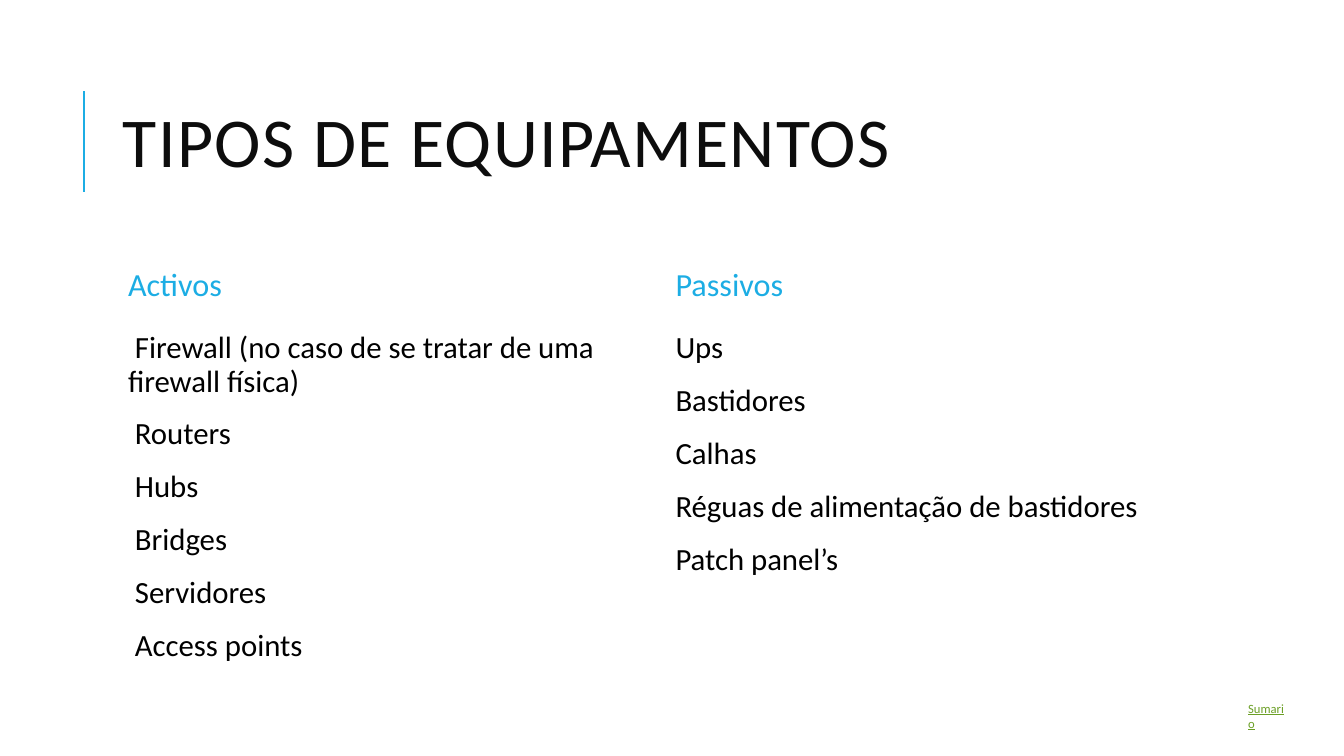
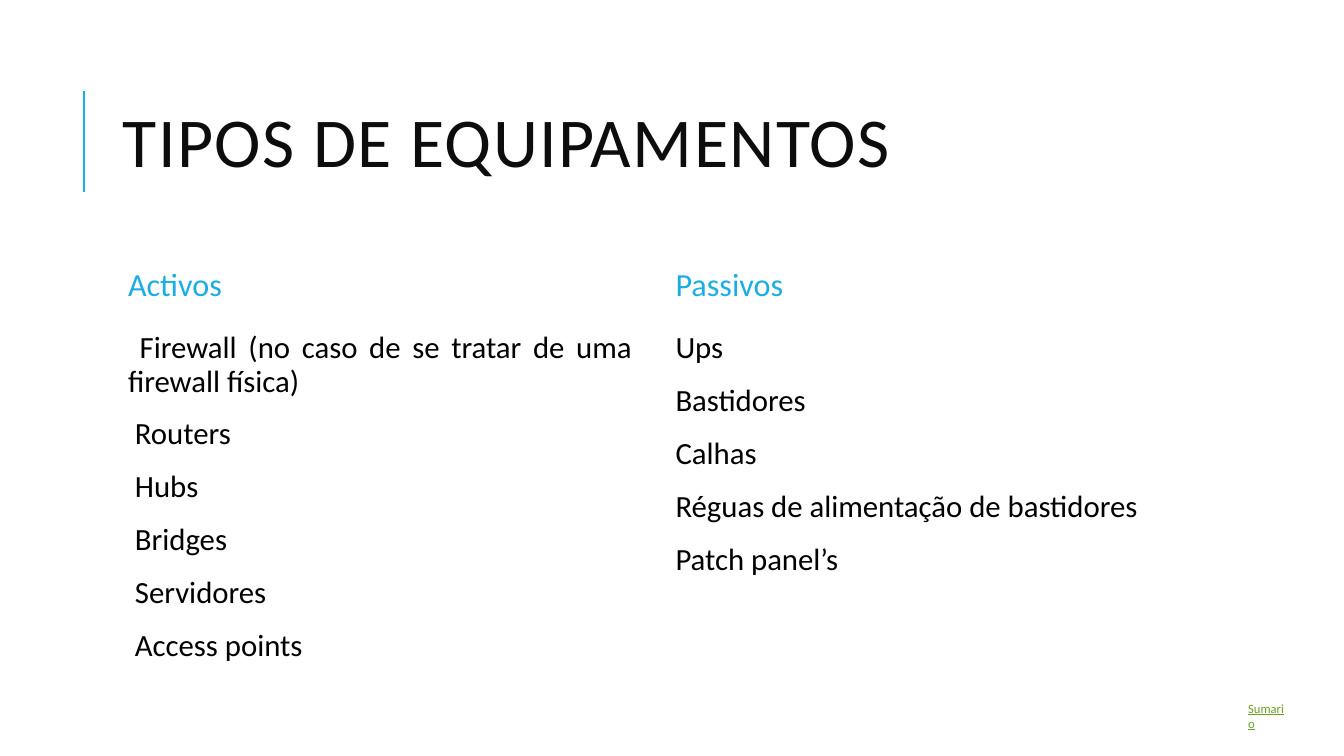
Before and after one commit to nunojmsantos/xunil, a slide deck: slide 9 of Conexões de Rede.pptx. Drawn at 1344x756 pixels with LibreOffice and Linux fonts; fonts in the diff are those of the drawing. Boxes give left, top, right and bottom in pixels: in the first picture for what was removed or moved away, otherwise in the second. Text is boxed around its words. In the diff, an @@ line names an element or a change of style, - is before the commit and + after.

```diff
--- a/Conexões de Rede.pptx
+++ b/Conexões de Rede.pptx
@@ text "Firewall (no caso de se ..." at (128,335,631,661): alignment left to justified @@
```
Also in this commit, not shown: 11 other slides changed, 1 other file.
